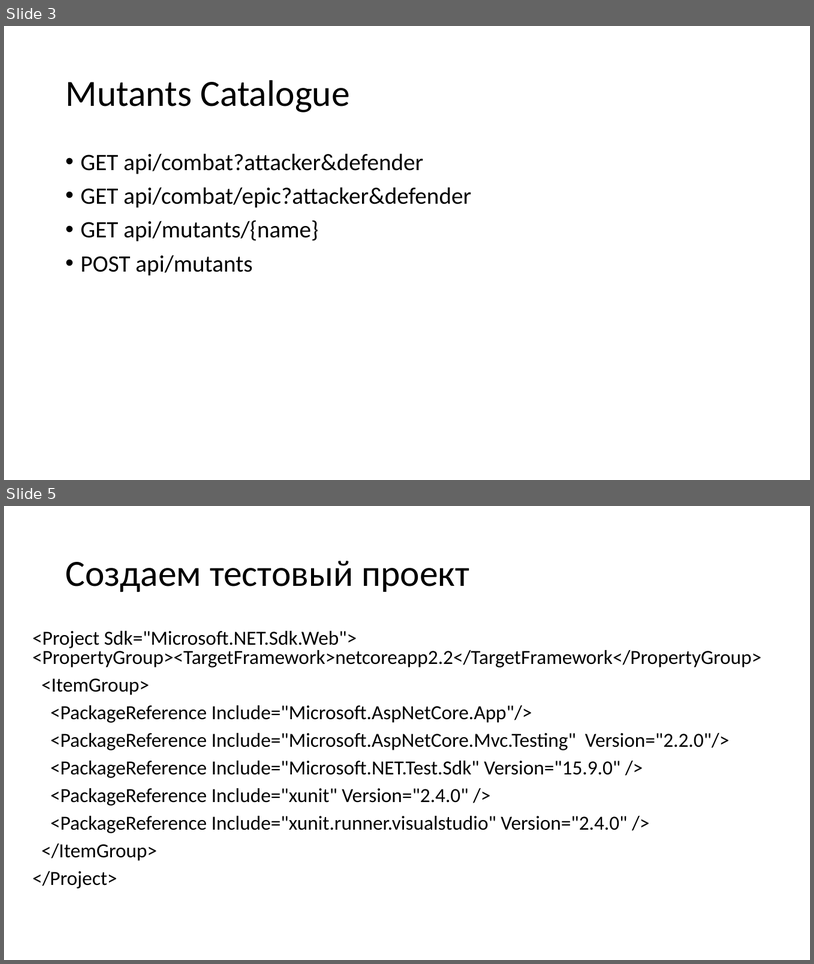
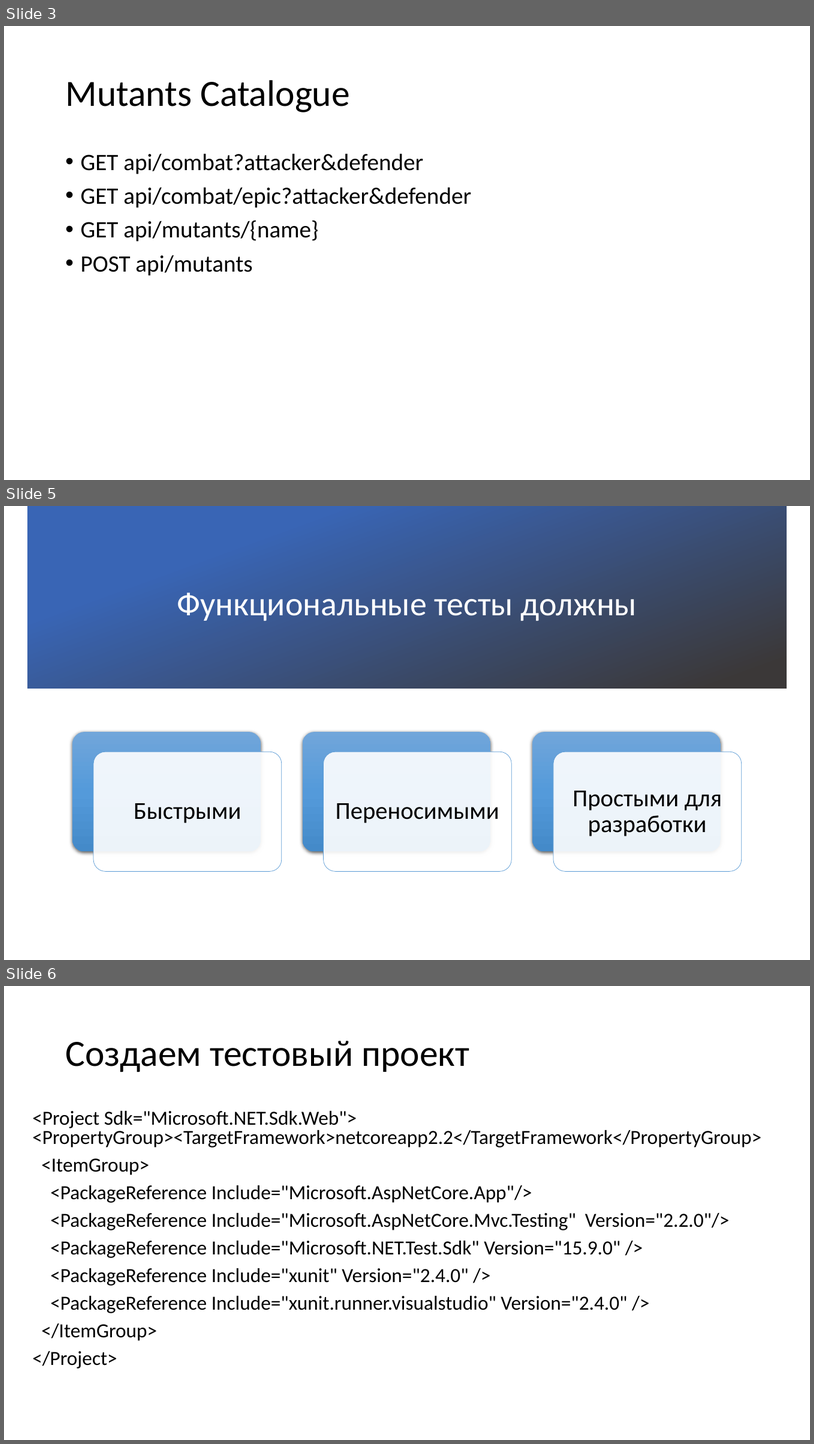
Before and after one commit to kugushev/presentations, a slide deck: 2019_Functional-Testing/Presentation.pptx. Shown one above the other, each under a label of ours: slides 3 and 5 before the commit, slides 3, 5 and 6 after it; the slides between them are not shown. The pictures are 814x964 and 814x1444 pixels, drawn with LibreOffice and Linux fonts; fonts in the diff are those of the drawing; background and template pictures are left out. Boxes give left, top, right and bottom in pixels: in the first picture for what was removed or moved away, otherwise in the second. Text is boxed around its words. In the diff, an @@ line names an element or a change of style, - is before the commit and + after.

```diff
--- a/2019_Functional-Testing/Presentation.pptx
+++ b/2019_Functional-Testing/Presentation.pptx
@@ slide 5 added at (4,506,810,960), background picture (left out) @@
@@ rectangle added at (27,506,788,688), fill gradient #3965B5 to #3B3838 @@
@@ title added at (177,592,637,621), 40 pt, text #FFFFFF @@
+Функциональные тесты должны
@@ group added at (72,732,742,871): 6 rounded rectangles, 3 texts @@
+Быстрыми
+Переносимыми
+Простыми для разработки
@@ what was slide 5 is now slide 6 @@
```
Also in this commit, not shown: 1 slide changed, 58 other slides added, 12 other files.
